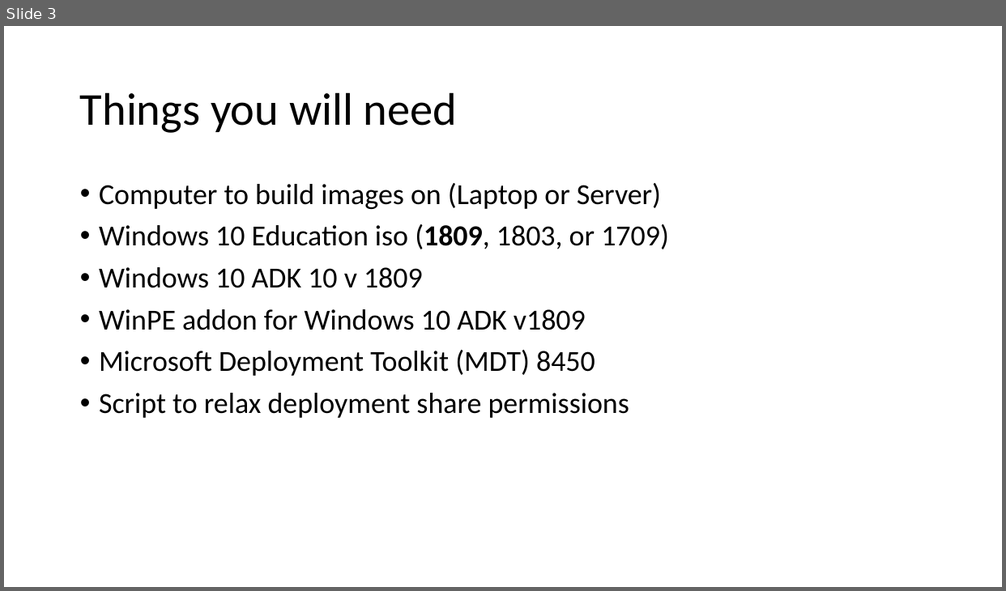
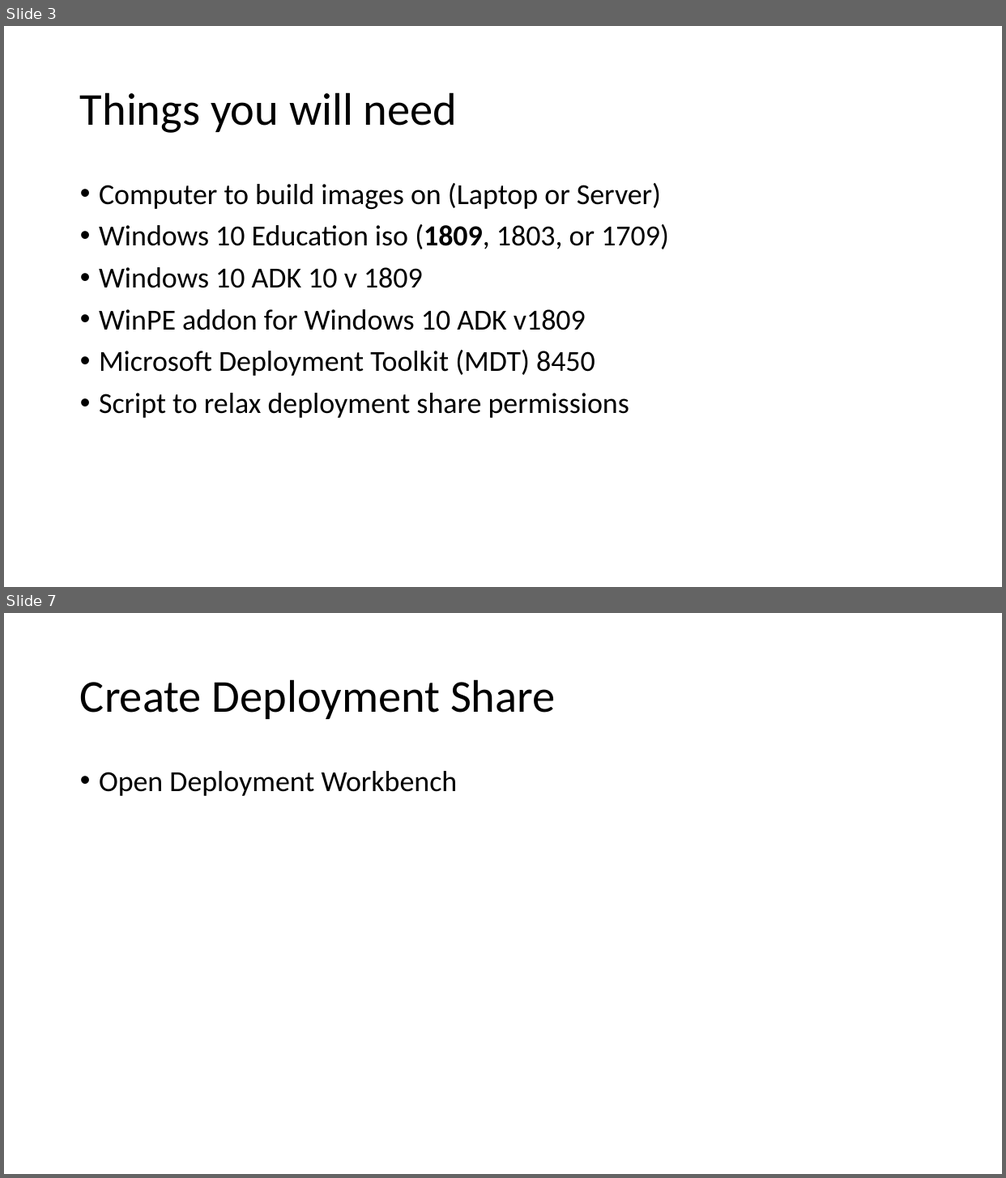
Before and after one commit to fydexx/HECC-2018, a slide deck: Part_01/Section01.pptx. Shown one above the other, each under a label of ours: slide 3 before the commit, slides 3 and 7 after it; the slides between them are not shown. The pictures are 1006x591 and 1006x1178 pixels, drawn with LibreOffice and Linux fonts; fonts in the diff are those of the drawing. Boxes give left, top, right and bottom in pixels: in the first picture for what was removed or moved away, otherwise in the second. Text is boxed around its words. In the diff, an @@ line names an element or a change of style, - is before the commit and + after.

```diff
--- a/Part_01/Section01.pptx
+++ b/Part_01/Section01.pptx
@@ slide 7 added at (4, 613, 1002, 1174), background #FFFFFF @@
@@ title added at (80, 679, 556, 719), 44 pt, text #000000 @@
+Create Deployment Share
@@ text added at (99, 771, 458, 796), 28 pt, text #000000 @@
+• Open Deployment Workbench
```
Also in this commit, not shown: 3 other slides added, 2 other files.
